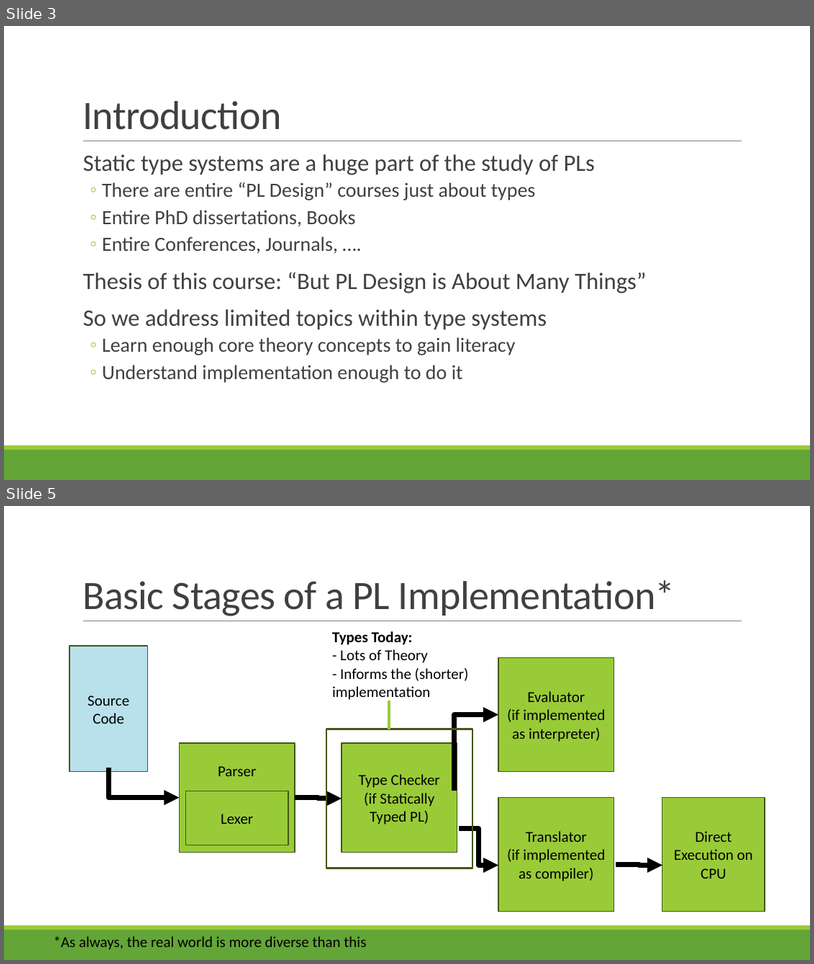
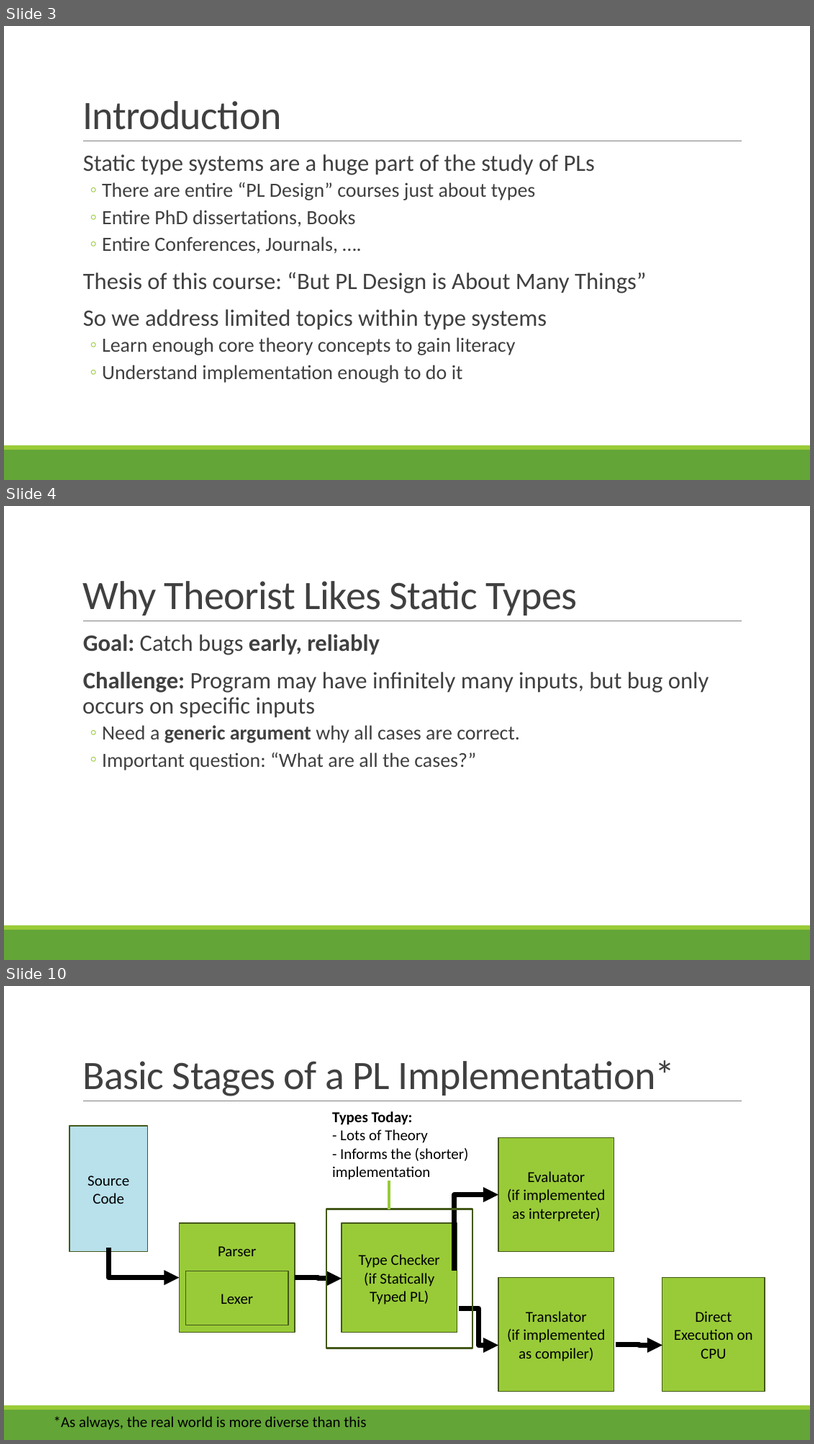
Before and after one commit to rbohrer/pl-course, a slide deck: LectureSlides/07Types.pptx. Shown one above the other, each under a label of ours: slides 3 and 5 before the commit, slides 3, 4 and 10 after it; the slides between them are not shown. The pictures are 814x964 and 814x1444 pixels, drawn with LibreOffice and Linux fonts; fonts in the diff are those of the drawing. Boxes give left, top, right and bottom in pixels: in the first picture for what was removed or moved away, otherwise in the second. Text is boxed around its words. In the diff, an @@ line names an element or a change of style, - is before the commit and + after.

```diff
--- a/LectureSlides/07Types.pptx
+++ b/LectureSlides/07Types.pptx
@@ slide 4 added at bbox=[4, 506, 810, 960], background #FFFFFF; not listed: 3 template elements that a slide beside it also shows @@
@@ title added at bbox=[82, 581, 578, 615], 48 pt, text #404040 @@
+Why Theorist Likes Static Types
@@ text added at bbox=[82, 634, 710, 770], 28 pt, text #404040 @@
+  Goal: Catch bugs early, reliably
+  Challenge: Program may have infinitely many inputs, but bug only occurs on specific inputs
+  ◦ Need a generic argument why all cases are correct.
+  ◦ Important question: “What are all the cases?”
@@ what was slide 5 is now slide 10 @@
```
Also in this commit, not shown: 6 other slides added, 1 slide removed.
